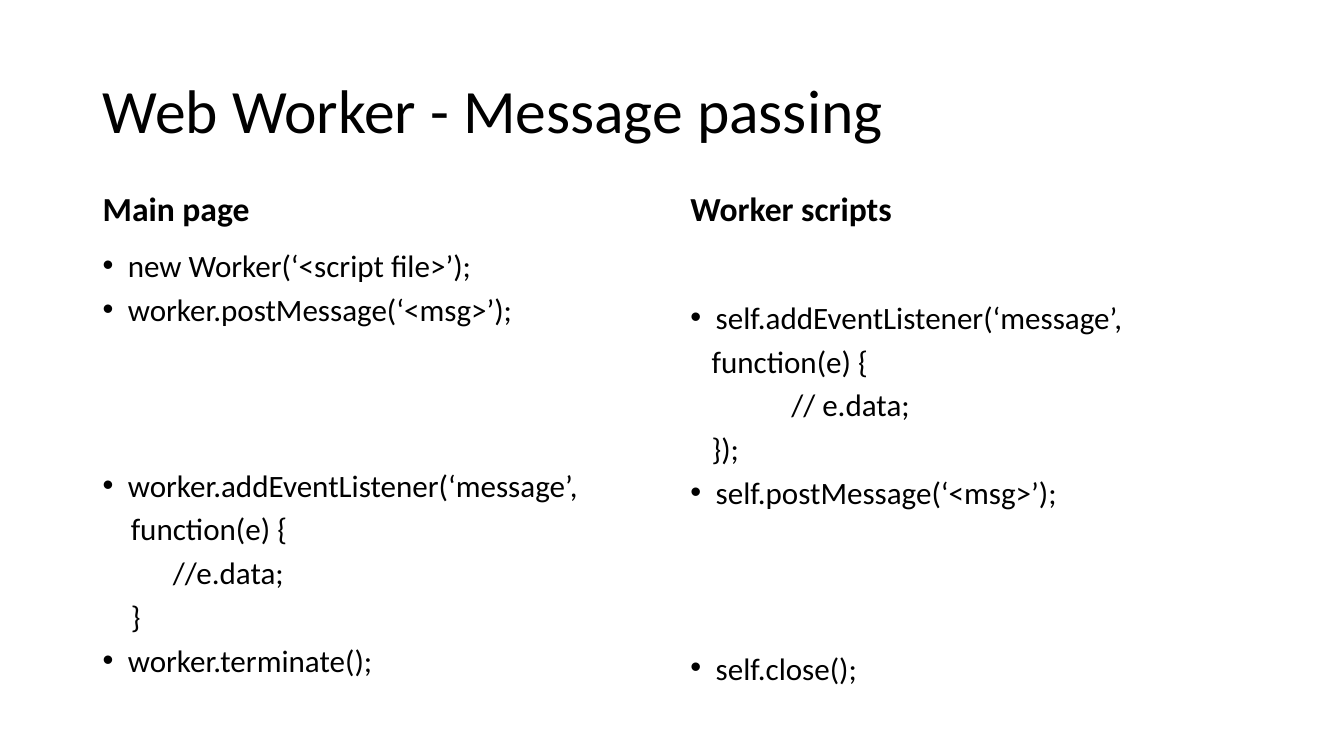
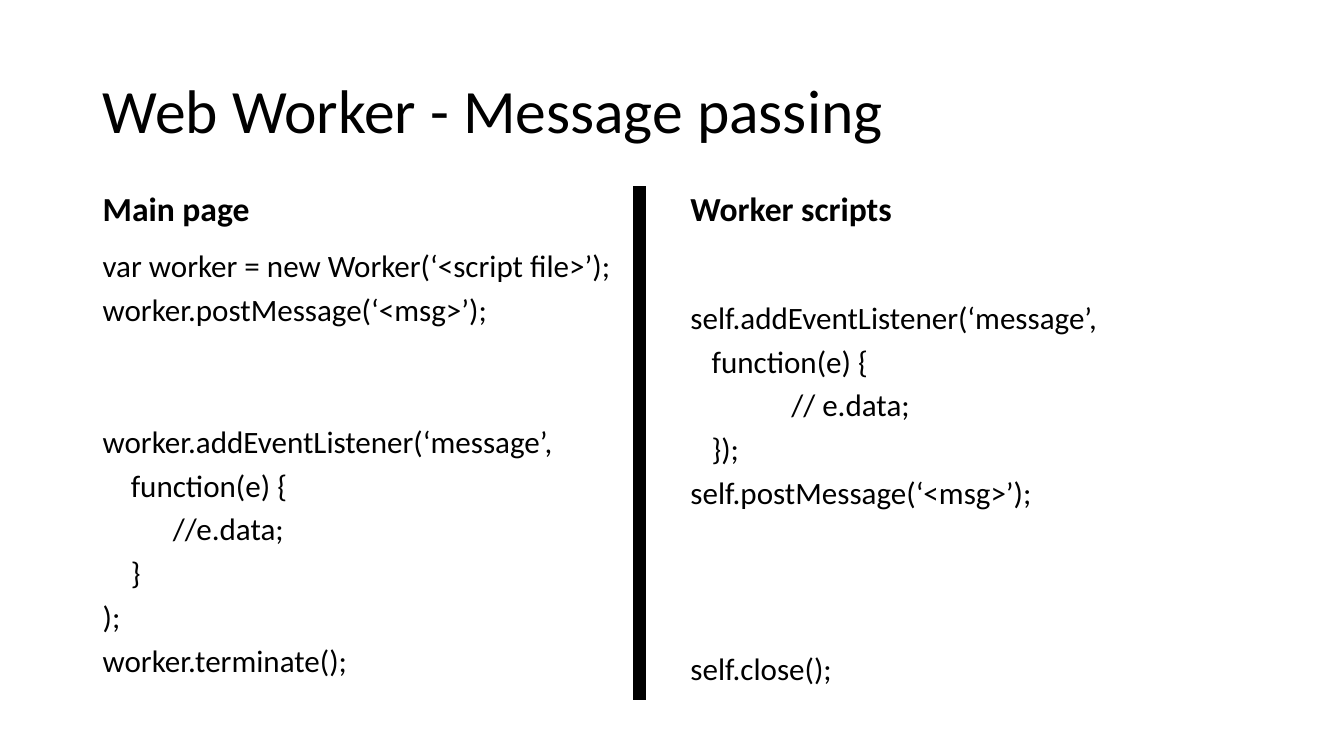
Before and after one commit to maowmaow/html-lab, a slide deck: slide 57 of HTML5.pptx (slide 52 before the commit). Drawn at 1344x756 pixels with LibreOffice and Linux fonts; fonts in the diff are those of the drawing. Boxes give left, top, right and bottom in pixels: in the first picture for what was removed or moved away, otherwise in the second. Text is boxed around its words. In the diff, an @@ line names an element or a change of style, - is before the commit and + after.

```diff
--- a/HTML5.pptx
+++ b/HTML5.pptx
@@ rectangle added at [634,187,645,700], fill #000000, outline #000000 1 pt @@
@@ text at [103,254,610,676]: paragraph added @@
+);
@@ text at [103,254,610,282]: text changed @@
-• new Worker(‘<script file>’);
+var worker = new Worker(‘<script file>’);
@@ text at [103,298,553,676]: bullet • to none @@
@@ text at [690,306,1096,684]: bullet • to none @@
```
Also in this commit, not shown: 3 other slides changed, 7 slides added, 16 other files.
